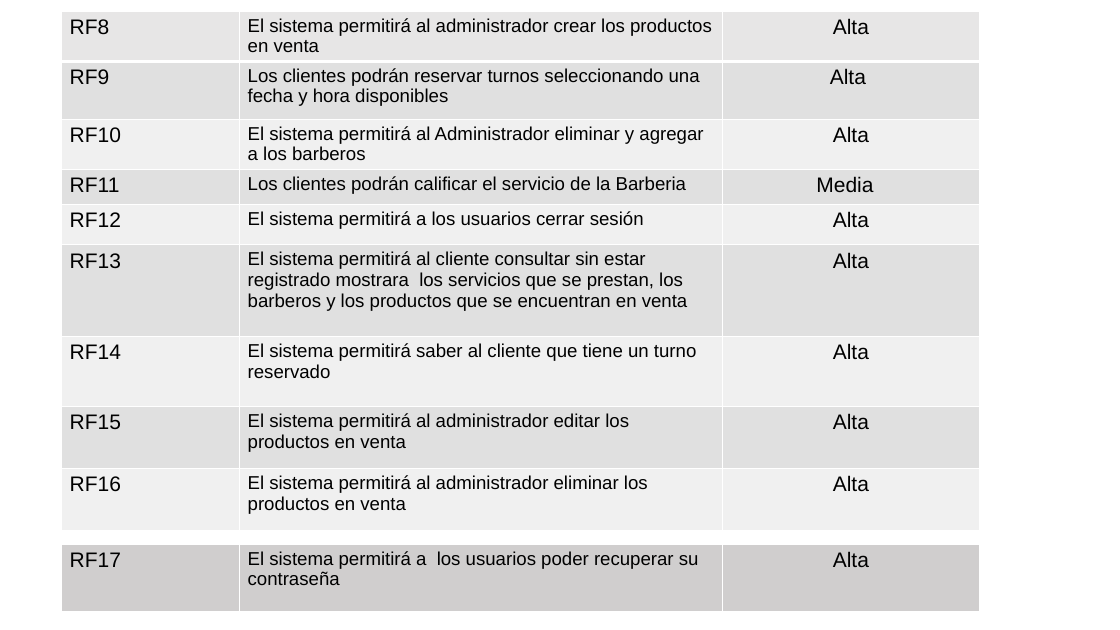
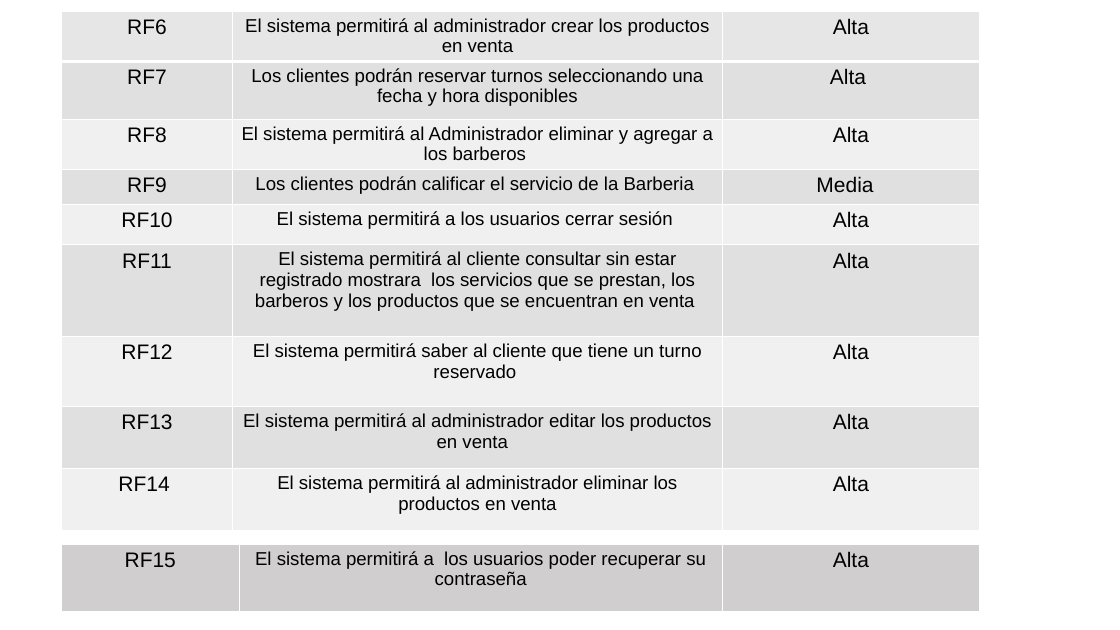
Before and after one commit to DavidV4iss/MASTER-BARBER-REACT, a slide deck: slide 3 of DOCUMENTACION DE MASTER BARBER/DOCUMENTACION DE APOYO/RF-RNF.pptx. Drawn at 1120x630 pixels with LibreOffice and Linux fonts; fonts in the diff are those of the drawing; background and template pictures are left out. Boxes give left, top, right and bottom in pixels: in the first picture for what was removed or moved away, otherwise in the second. Text is boxed around its words. In the diff, an @@ line names an element or a change of style, - is before the commit and + after.

```diff
--- a/DOCUMENTACION DE MASTER BARBER/DOCUMENTACION DE APOYO/RF-RNF.pptx
+++ b/DOCUMENTACION DE MASTER BARBER/DOCUMENTACION DE APOYO/RF-RNF.pptx
@@ table at (61, 11, 981, 544) @@
-row 1, column 1: RF8
+row 1, column 1: RF6
-row 2, column 1: RF9
+row 2, column 1: RF7
-row 3, column 1: RF10
+row 3, column 1: RF8
-row 4, column 1: RF11
+row 4, column 1: RF9
-row 5, column 1: RF12
+row 5, column 1: RF10
-row 6, column 1: RF13
+row 6, column 1: RF11
-row 7, column 1: RF14
+row 7, column 1: RF12
-row 8, column 1: RF15
+row 8, column 1: RF13
-row 9, column 1: RF16
+row 9, column 1: RF14
@@ alignment left to centre @@
@@ table at (61, 544, 981, 613) @@
-row 1, column 1: RF17
+row 1, column 1: RF15
@@ alignment left to centre @@
```
Also in this commit, not shown: 1 other slide changed, 1 slide removed.
